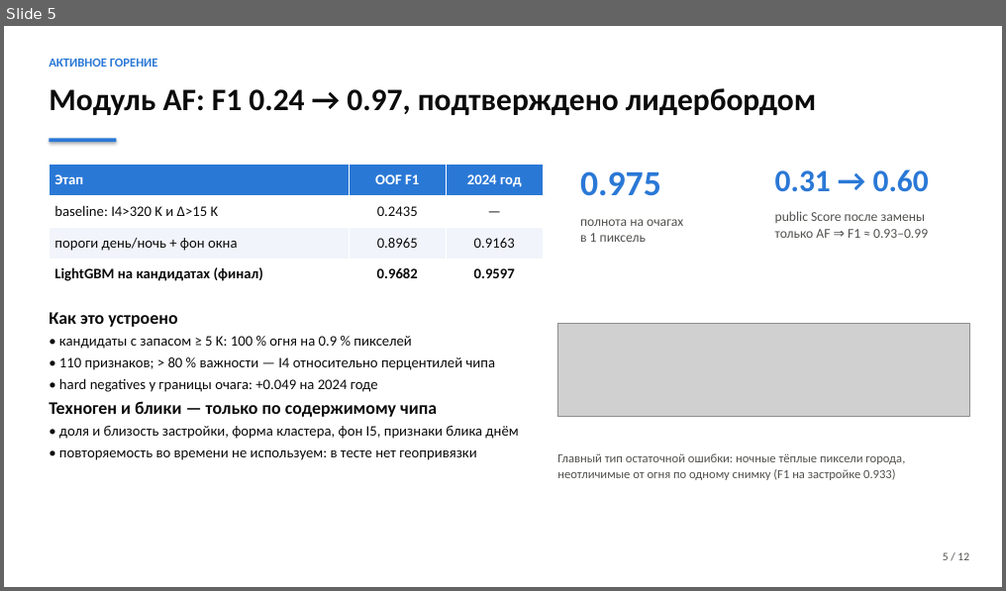
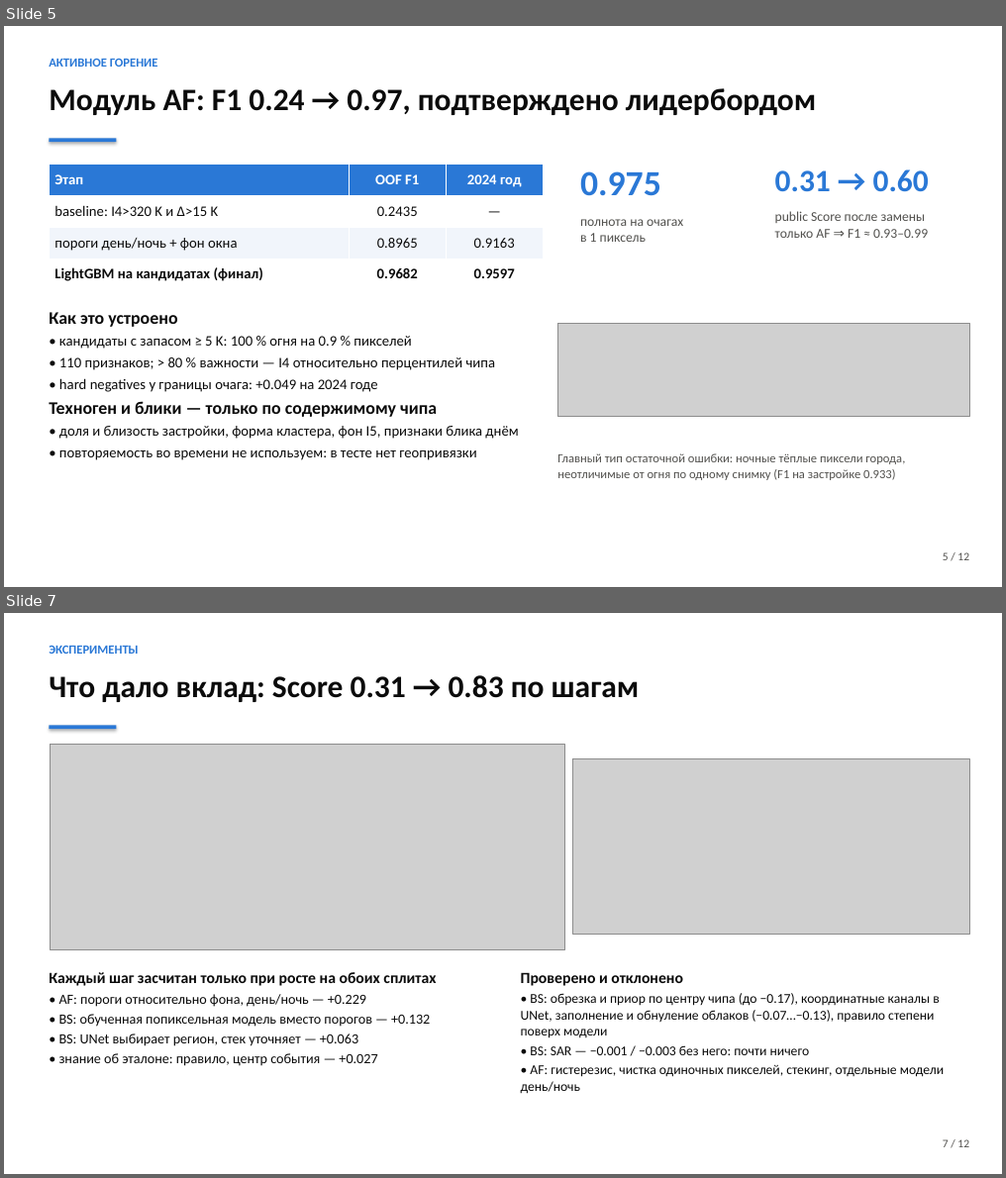
Before and after one commit to shttrkk/kosmowinsamarkand, a slide deck: presentation/deck.pptx. Shown one above the other, each under a label of ours: slide 5 before the commit, slides 5 and 7 after it; the slides between them are not shown. The pictures are 1006x591 and 1006x1178 pixels, drawn with LibreOffice and Linux fonts; fonts in the diff are those of the drawing; grey boxes stand for pictures. Boxes give left, top, right and bottom in pixels: in the first picture for what was removed or moved away, otherwise in the second. Text is boxed around its words. In the diff, an @@ line names an element or a change of style, - is before the commit and + after.

```diff
--- a/presentation/deck.pptx
+++ b/presentation/deck.pptx
@@ slide 7 added at [4,613,1002,1174], background #FFFFFF @@
@@ text added at [49,645,138,654], 12 pt, text #2A78D6, bold @@
+ЭКСПЕРИМЕНТЫ
@@ text added at [49,675,640,702], 30 pt, text #0B0B0B, bold @@
+Что дало вклад: Score 0.31 → 0.83 по шагам
@@ rectangle added at [49,725,116,729], fill #2A78D6 @@
@@ picture added at [50,744,564,950] @@
@@ picture added at [573,759,969,934] @@
@@ text added at [49,972,436,1066], 13.5 pt, text #0B0B0B @@
+Каждый шаг засчитан только при росте на обоих сплитах
+• AF: пороги относительно фона, день/ночь — +0.229
+• BS: обученная попиксельная модель вместо порогов — +0.132
+• BS: UNet выбирает регион, стек уточняет — +0.063
+• знание об эталоне: правило, центр события — +0.027
@@ text added at [521,972,944,1094], 13 pt, text #0B0B0B @@
+Проверено и отклонено
+• BS: обрезка и приор по центру чипа (до −0.17), координатные каналы в UNet, заполнение и обнуление облаков (−0.07…−0.13), правило степени поверх модели
+• BS: SAR — −0.001 / −0.003 без него: почти ничего
+• AF: гистерезис, чистка одиночных пикселей, стекинг, отдельные модели день/ночь
@@ text added at [943,1140,969,1148], 11 pt, text #52514E @@
+7 / 12
```
Also in this commit, not shown: 6 slides changed, 1 other slide added, 2 slides removed, 28 other files.
